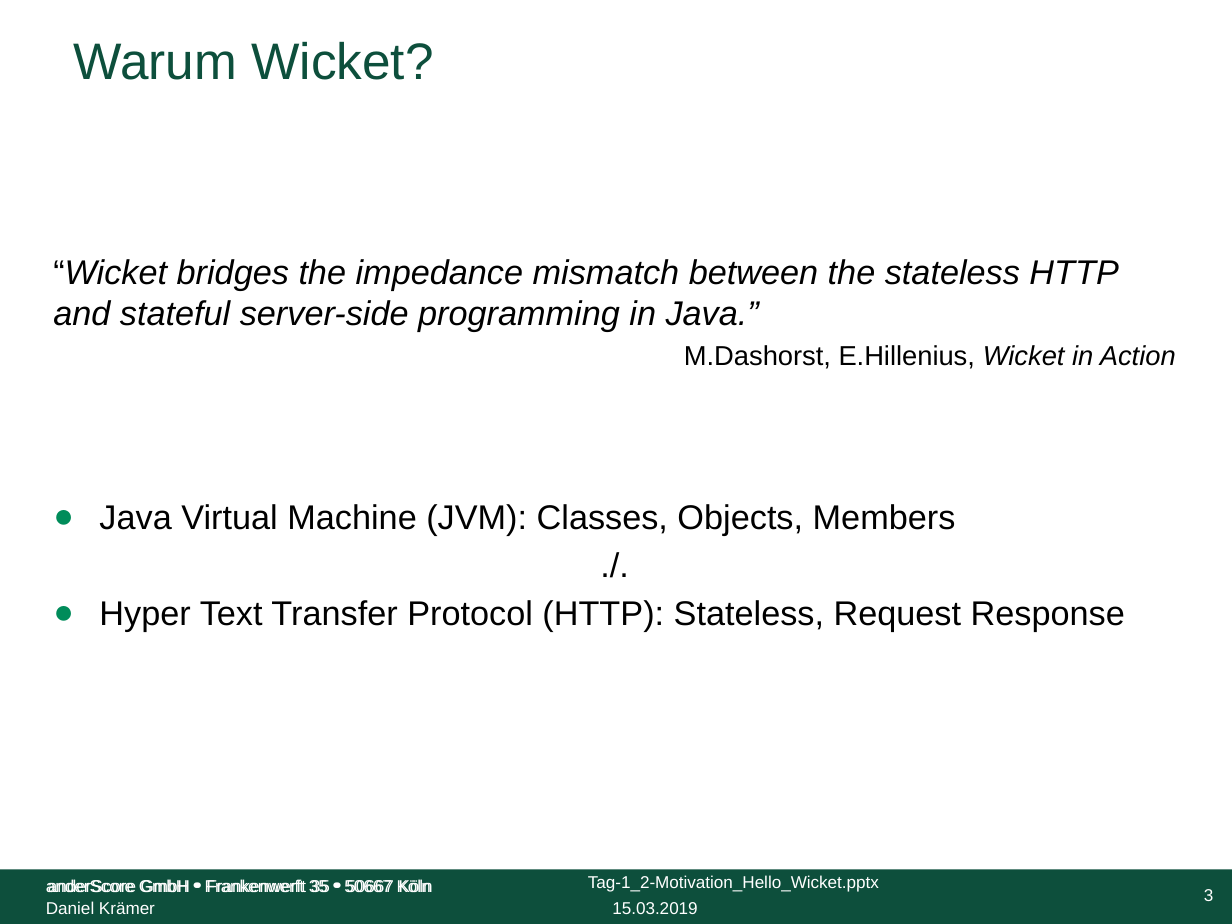
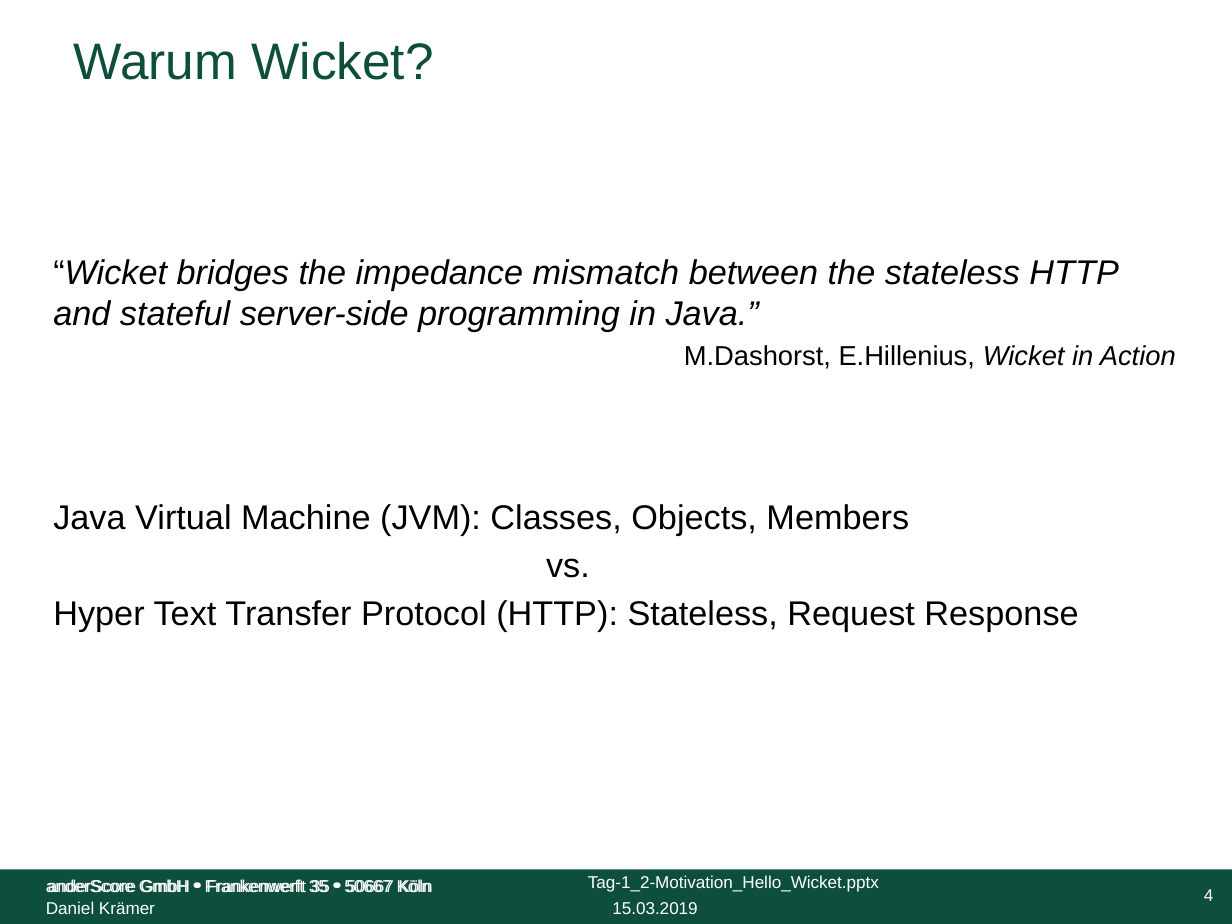
Before and after one commit to anderscore-gmbh/wicket-training, a slide deck: slide 4 of slides/Tag-1_2-Motivation_Hello_Wicket.pptx (slide 3 before the commit). Drawn at 1232x924 pixels with LibreOffice and Linux fonts; fonts in the diff are those of the drawing; background and template pictures are left out. Boxes give left, top, right and bottom in pixels: in the first picture for what was removed or moved away, otherwise in the second. Text is boxed around its words. In the diff, an @@ line names an element or a change of style, - is before the commit and + after.

```diff
--- a/slides/Tag-1_2-Motivation_Hello_Wicket.pptx
+++ b/slides/Tag-1_2-Motivation_Hello_Wicket.pptx
@@ text at (x1=53, y1=504, x2=1078, y2=632): bullet ● to none @@
@@ text at (x1=546, y1=558, x2=590, y2=578): text changed @@
-./.
+vs.
@@ page number at (x1=1204, y1=889, x2=1214, y2=901): text changed @@
-3
+4
```
Also in this commit, not shown: 11 other slides changed, 4 slides added, 10 other files.
